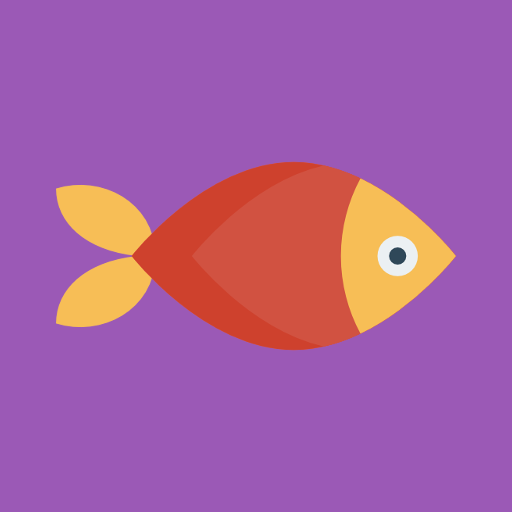
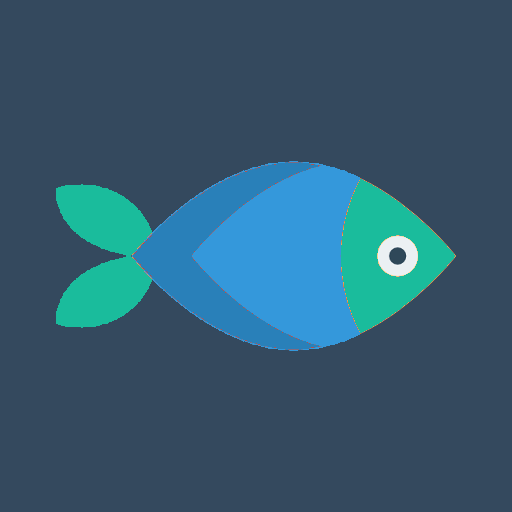
Layered file, before and after one edit (512x512). Changes by layer:
painted on "fish.png" over [56, 161, 455, 351]
painted on "Background" over [0, 0, 512, 512]
